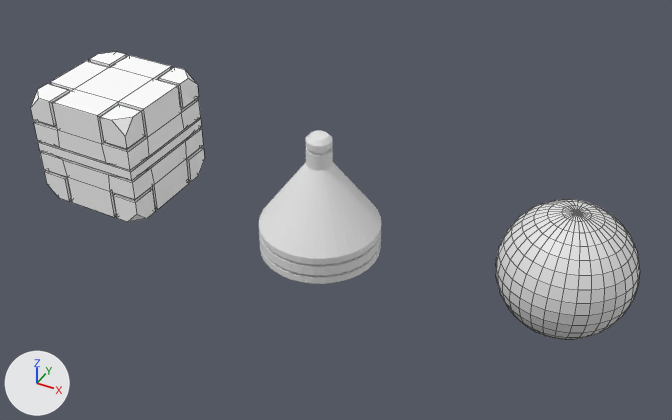
Renders of the Blender file CGBlender/Ejercicio1.blend from each side of a commit.
Camera for both pictures: a 50 mm camera at (6.02, -10.76, 8.39) aimed at (0.31, -0.08, -0.14). Lighting does not change. The marker at lower left points along +X, +Y and +Z. Mesh edges are drawn as thin lines on the coarser meshes.

Before the edit, the objects in view are built like this:
```python
me_cone_001 = bpy.data.meshes.new('Cone.001')
me_cone_001.from_pydata(...)  # 544 vertices, 514 faces; spans x -1.0..1.0, y -1.0..1.0, z -1.0..1.12
me_cube = bpy.data.meshes.new('Cube')
me_cube.from_pydata(...)  # 272 vertices, 262 faces; spans x -1.0..1.0, y -1.0..1.0, z -1.0..1.0
me_cube.materials.append(mat_material)  # white #ffffff
me_sphere_001 = bpy.data.meshes.new('Sphere.001')
me_sphere_001.from_pydata(...)  # a UV sphere (32 segments, 16 rings, poles along z) spanning x -1.0..1.0, y -1.0..1.0, z -1.0..1.0
ob_cone = bpy.data.objects.new('Cone', me_cone_001)
ob_cone.location = (-0.02, -0.01, -0.01)
ob_cube = bpy.data.objects.new('Cube', me_cube)
ob_cube.location = (-4.02, 0.0, 0.0)
ob_sphere = bpy.data.objects.new('Sphere', me_sphere_001)
ob_sphere.location = (4.01, -0.01, 0.01)
```
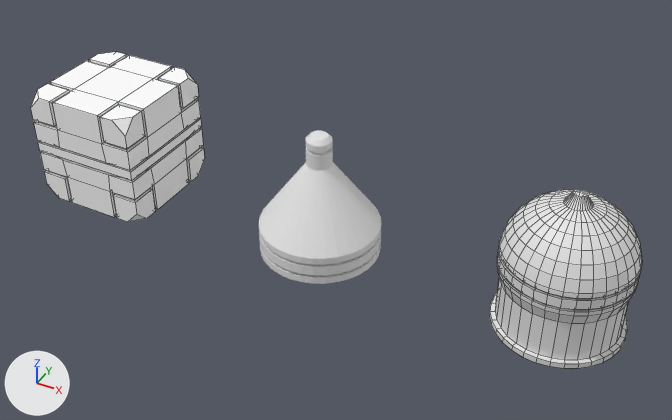
Commit message: Ejercicio1 de Modelado

The change, as a list of edits to the scene's bpy script:
```text
Change me_sphere_001:
    used by ob_sphere; location = (4.01, -0.01, 0.01)
    remove me_sphere_001.from_pydata(...)  # 482 vertices, 512 faces; spans x -1.0..1.0, y -1.0..1.0, z -1.0..1.0
    add me_sphere_001.from_pydata(...)  # 657 vertices, 626 faces; spans x -1.0..1.0, y -1.0..1.0, z -1.15..1.13
    me_sphere_001 part 1: 32 vertices removed from x -1.0..1.0, y -1.0..1.0, z 0.0; 256 vertices added at x -0.99..0.99, y -0.99..0.99, z -0.12..0.12
    me_sphere_001 part 2: 64 vertices moved from x -0.83..0.83, y -0.83..0.83, z -0.71..-0.56 to x -1.0..1.0, y -1.0..1.0, z -1.06; 97 vertices removed from x -0.56..0.56, y -0.56..0.56, z -1.0..-0.83; 32 vertices added at x -1.0..1.0, y -1.0..1.0, z -1.15
    me_sphere_001 part 3: 1 vertex removed from x 0.0, y 0.0, z 1.0; 17 vertices added at x -0.1..0.1, y -0.07..0.04, z 1.13
Change ob_sphere:
    ob_sphere.location: (4.01, -0.01, 0.01) -> (4.01, -0.01, 0.18)
```

Changed parts and their boxes (x1, y1, x2, y2) in the pictures (672 x 420 px; the box of a moved part takes in the faces that stretch with it):
'Sphere', reshaped, moved (6% wider, 27% taller)
    before: (496, 199, 640, 340)
    after: (489, 189, 642, 368)
part 1 of me_sphere_001, built on
    before: (496, 250, 640, 326)
    after: (497, 241, 642, 316)
part 2 of me_sphere_001, moved or reshaped
    before: (505, 303, 613, 340)
    after: (489, 277, 628, 368)
part 3 of me_sphere_001, built on
    before: (562, 205, 591, 222)
    after: (564, 191, 593, 211)
